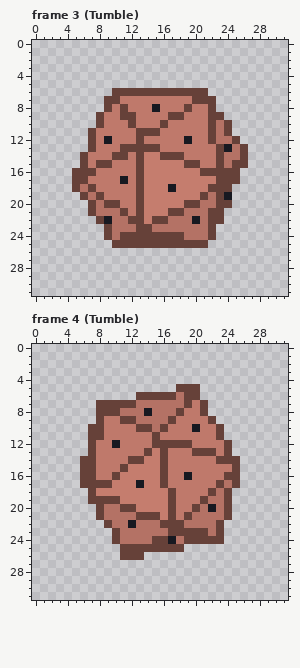
Two states of a pixel-art file, assets/source/aseprite/rolls/d20.aseprite. Above is the file before it was changed.
32x32 pixels, 24 frames. Colours within 5 levels of each other are drawn and written as one. Shown: frame 3 (Tumble), frame 4 (Tumble). The commit also changed other frames, which this record leaves out.
New version:
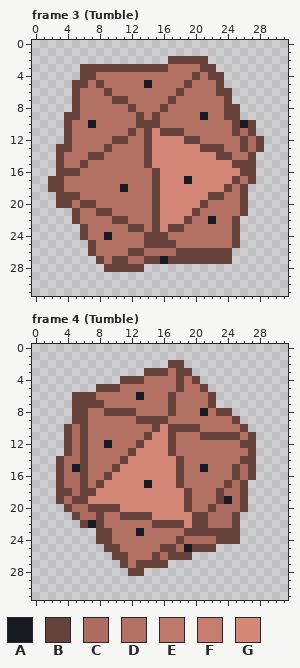
Palette (. is transparent): A #171921  B #664139  C #ad6e61  D #b47265  E #bf796b  F #c57d6e  G #d68878
Changes in this commit:
Changed rows in their new state; - is an unchanged pixel.
Frame 3 (Tumble):
first column x 2:
 2 ---------------BBBBB-------
 3 ----BBBBBBBBBBBDDDDBB------
 4 ----BBDDDDDDDDDDDDBDBB-----
 5 ---BBDBDDDDDADDDDBDDDB-----
 6 ---BDDDBDDDDDDDD-DDDDBB----
 7 ---BDDDD-BDDDDDBDDDDDDB----
 8 ---BDDDDDDBDDDBDDDDDDDBB---
 9 --BBDDDDDDDBDBDDDDDADDBB---
10 --BDDADDDDDBBBDDDDDDD-DBAB-
11 --BDDDDDDDBD-GBBBDDDD-DBCB-
12 --BDDDDDBBDDBGGGGBBDD--DBCB
13 -BBDDDDBDDDD-GGGGGGBB-D--CB
14 -BDDDBBDDDDDBGGGGGGGG-B-DB-
15 -BDD-DDDDDDDBGGGGGGGGGG--B-
16 -BB-DDDDDDDDDBGGGGGGGGGGBB-
17 BBDDDDDDDDDDDBGGGAGGGGG-DB-
18 BBDD-DDDDADDDBGGGGGGGG-DB--
19 -BBBD-DDDDDDDBGGGGGGB-DDB--
20 -BBDB--DDDDDDBGGGGGB-DDDB--
21 ---BDDBB-DDDDBGGGGB-DDDDB--
22 ---BDDDDBBDDD-GGGBD-ADDB---
23 ----BDDD--B-DBGBB---DDDB---
24 ----BDDA-DDD---DD---DDDB---
25 -----BDDDDDD----DDDDDDDB---
26 -----BDDDDBBCCCCBBBBBBB----
27 ------BDBBCCBBABBBBBBBB----
28 -------BBBBB---------------
Frame 4 (Tumble):
first column x 3:
 2 --------------BB---------
 3 -----------BBBDBB--------
 4 --------BBBDDDDBDB-------
 5 -----BBBDDDDDDD-DDB------
 6 --BBBDDDDDADDD--DDDB-----
 7 --BBB-DDDD----B-DDDB-----
 8 --BBDD--BB-D--BDDDADBB---
 9 --BBDDDDDDBBBBDDDDDDDDB--
10 -BCBDDDDDDDDBGBBBBDDDDDB-
11 -BCBDDDDDDDBGGBDDDBB-BBDB
12 -BCBDDADDDBGGG-DDDDDDDDBB
13 -BCBDDDDDBGGGGBDDDDDDDDDB
14 BCC-DDDDBGGGGGGBDDDDDDDBB
15 BCA-DDDBGGGGGGGBDDADDD-CB
16 BCC-DDBGGGGGGGGBDDDDDD-CB
17 BCC-D-GGGGGAGGGBDDDDDBCB-
18 BBCB-GGGGGGGGGGGBDDDBCCB-
19 BCBBGGGGGGGGGGGGBDD-BACB-
20 -BCCB-BBGGGGGGGGBD-BCCCB-
21 --BCC---BB--GGGGGBBCCCB--
22 ---BABD--D--B---GBBCCCB--
23 -----BBD--A---DD---B-BB--
24 -----BBD----DDDBCCCC-BB--
25 ------BBDDDDD--CABBB-----
26 -------B-DDDBCBBB--------
27 --------BDBBBB-----------
28 ---------BB--------------
Changed places in both pictures, as pixel boxes (x1, y1, x2, y2):
changed: (48, 56, 264, 272)
changed: (56, 360, 256, 576)
